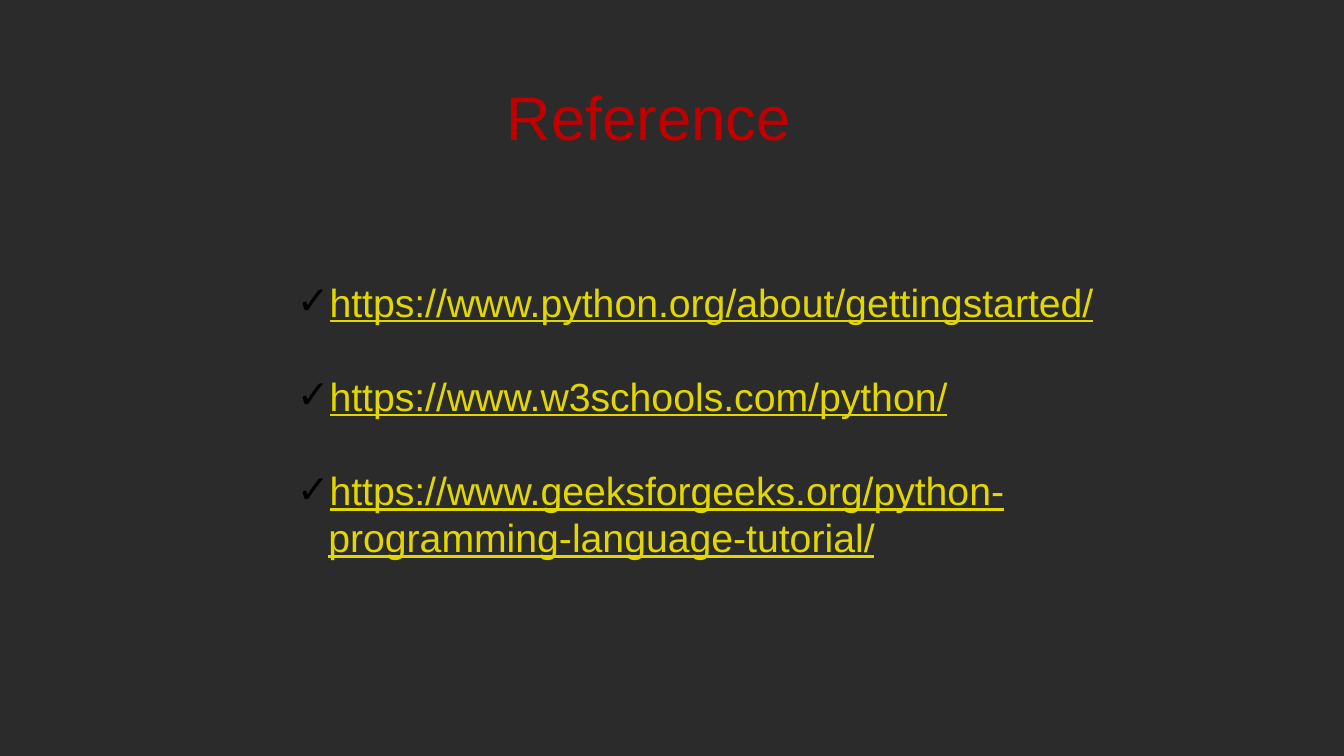
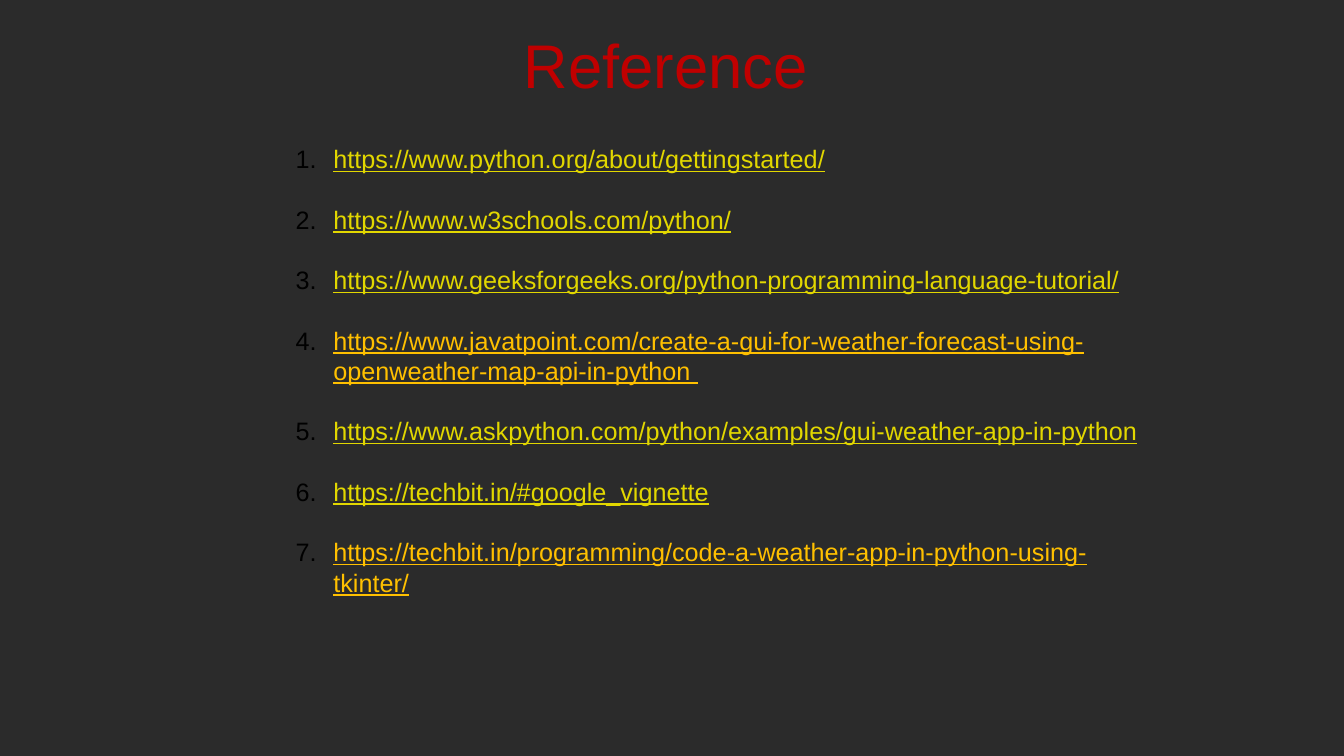
Before and after one commit to MegavarshiniM/Weather-Forecast, a slide deck: slide 7 of Weather Forecast.pptx. Drawn at 1344x756 pixels with LibreOffice and Linux fonts; fonts in the diff are those of the drawing; background and template pictures are left out; a plain dark background stands for a picture behind light text. Boxes give left, top, right and bottom in pixels: in the first picture for what was removed or moved away, otherwise in the second. Text is boxed around its words. In the diff, an @@ line names an element or a change of style, - is before the commit and + after.

```diff
--- a/Weather Forecast.pptx
+++ b/Weather Forecast.pptx
@@ text "Reference": place and size @@
-text "Reference" at [507, 95, 791, 141]
+text "Reference" at [524, 43, 808, 89]
@@ text "https://www.python.org/about/gettingstarted/": place and size @@
-text "https://www.python.org/about/gettingstarted/" at [328, 288, 1094, 560]
+text "https://www.python.org/about/gettingstarted/" at [333, 149, 1136, 596]
@@ text at [333, 149, 1118, 295]: size 28 to 18 pt in "https://www.python.org/about/gettingstarted/", "https://www.w3schools.com/python/", "https://www.geeksforgeeks.org/python-programming-language-tu ..."; bullet ✓ to 1. @@
@@ text at [333, 331, 1136, 596]: paragraphs added @@
+4. https://www.javatpoint.com/create-a-gui-for-weather-forecast-using-openweather-map-api-in-python
+5. https://www.askpython.com/python/examples/gui-weather-app-in-python
+6. https://techbit.in/#google_vignette
+7. https://techbit.in/programming/code-a-weather-app-in-python-using-tkinter/
```
Also in this commit, not shown: 5 other slides changed.
